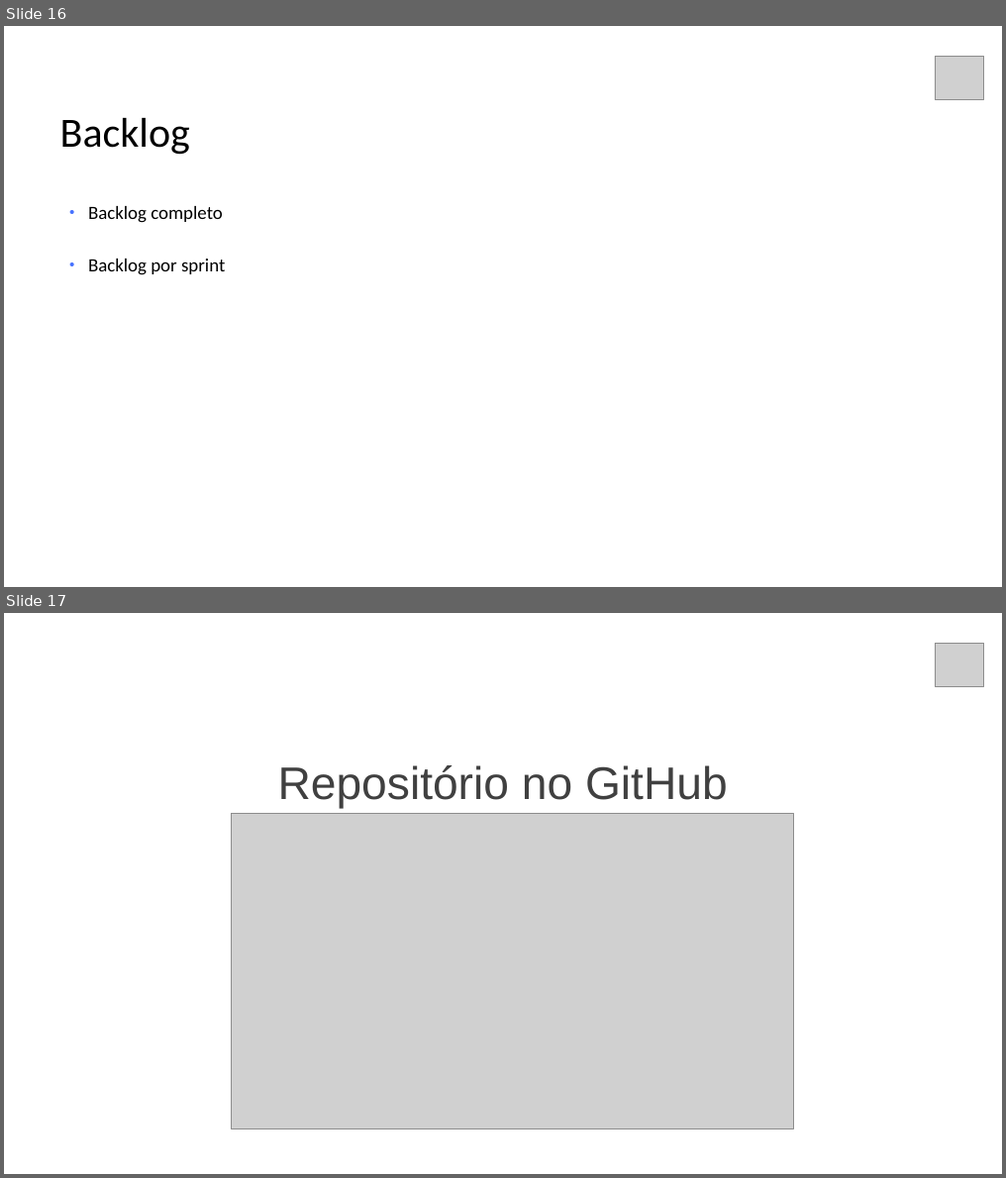
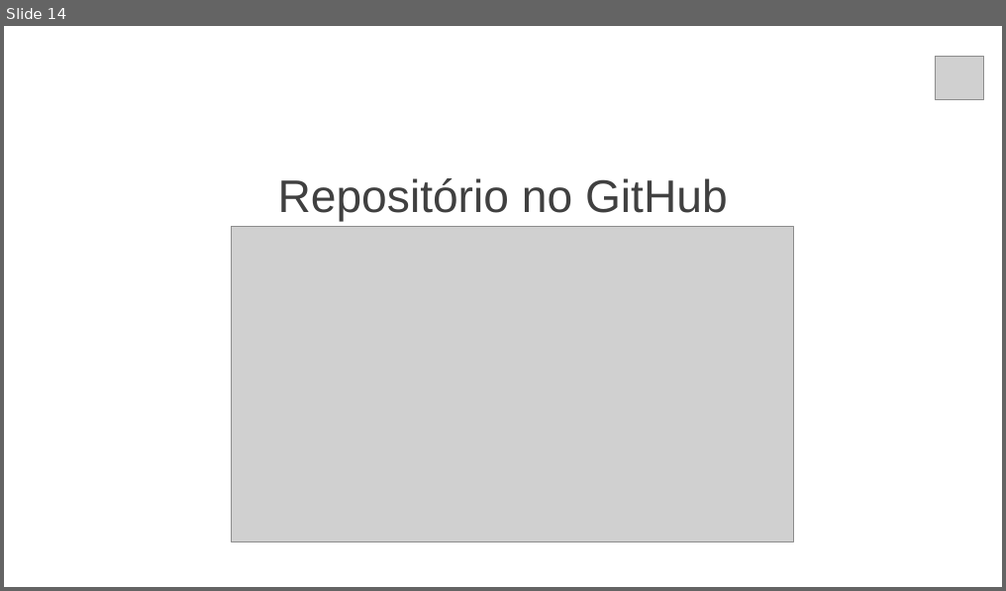
Before and after one commit to larissaSousa1998/segunda-sprint, a slide deck: Documentação/slide-synergy (2).pptx. Shown one above the other, each under a label of ours: slides 16 and 17 before the commit, slide 14 after it. The pictures are 1006x1178 and 1006x591 pixels, drawn with LibreOffice and Linux fonts; fonts in the diff are those of the drawing; grey boxes stand for pictures; background and template pictures are left out. Boxes give left, top, right and bottom in pixels: in the first picture for what was removed or moved away, otherwise in the second. Text is boxed around its words. In the diff, an @@ line names an element or a change of style, - is before the commit and + after.

```diff
--- a/Documentação/slide-synergy (2).pptx
+++ b/Documentação/slide-synergy (2).pptx
@@ slide 16 removed at [4, 26, 1002, 587], background picture (left out) @@
@@ rectangle removed at [32, 52, 386, 535] @@
@@ picture removed at [936, 56, 985, 100] @@
@@ title removed at [60, 118, 190, 155] @@
-Backlog
@@ text removed at [88, 206, 225, 275] @@
-• Backlog completo
-• Backlog por sprint
@@ what was slide 17 is now slide 14 @@
```
Also in this commit, not shown: 2 slides changed, 6 slides added, 2 other slides removed, 1 other file.
